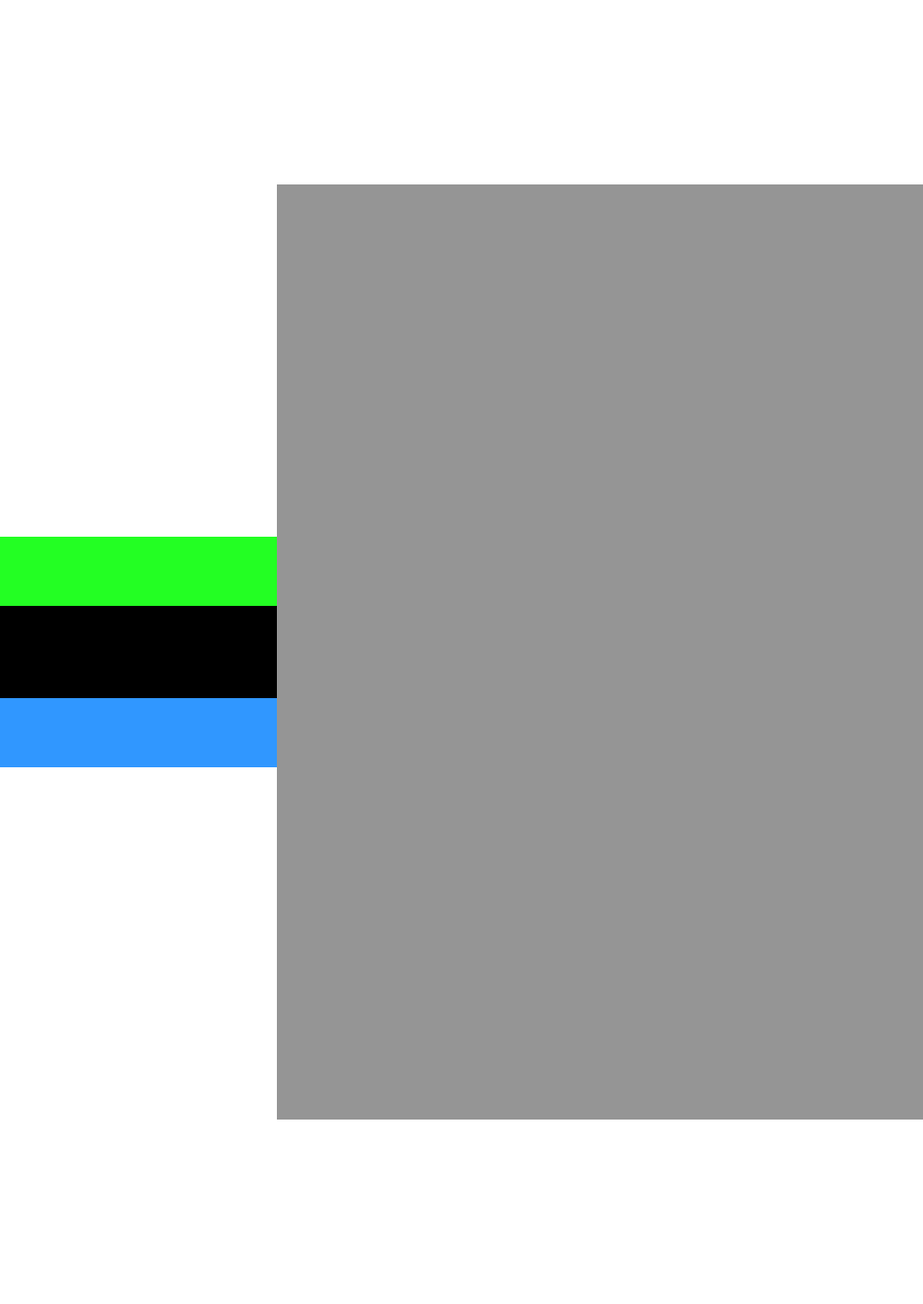
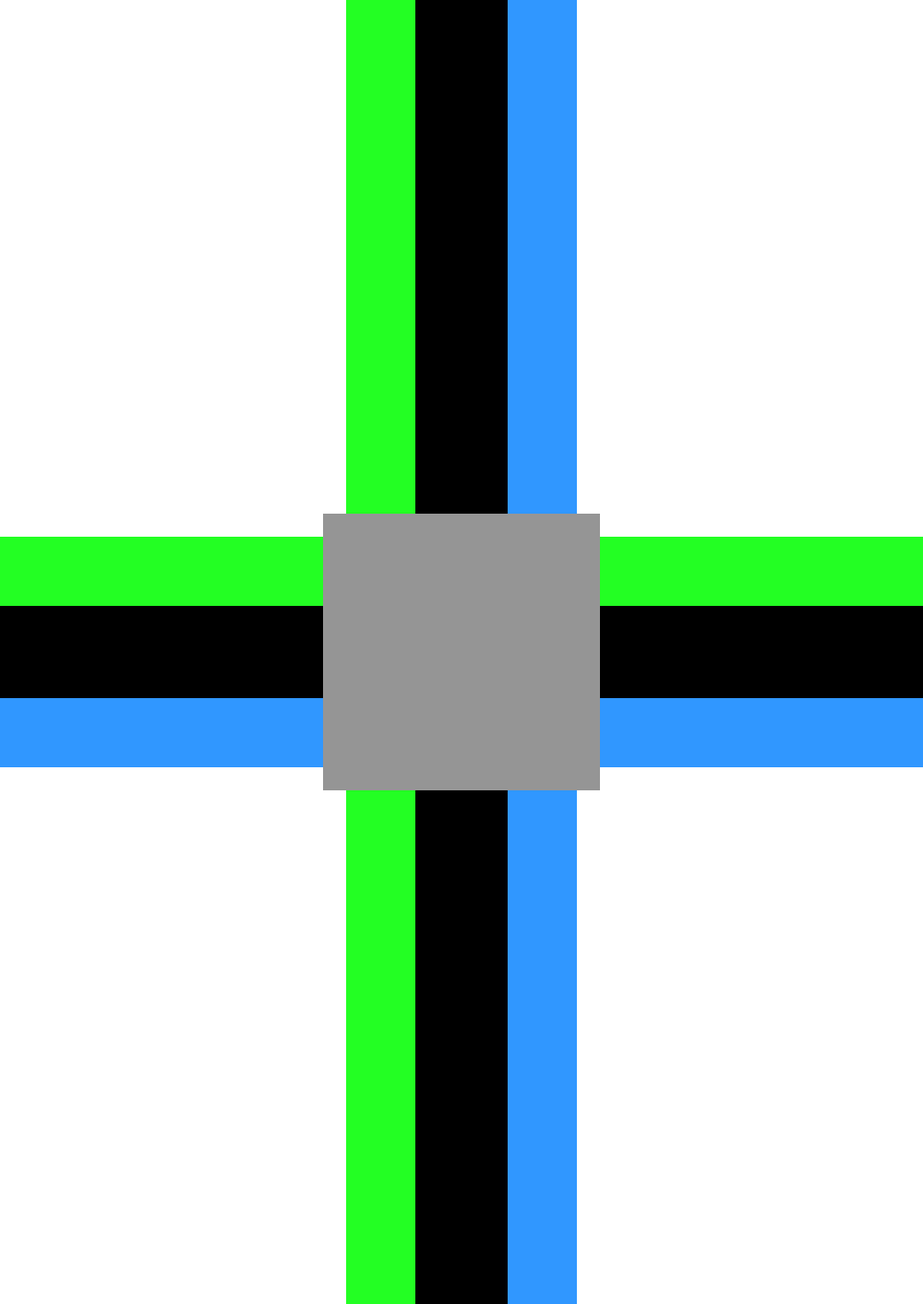
Comparing the layer stacks of the two w=923, h=1304 images. Changes:
showed "Layer", painted on it over [299, 490, 623, 814]
hid "B" over [276, 184, 923, 1120]
showed "Down" over [345, 790, 577, 1304]
showed "Up copy" over [345, 0, 577, 514]
